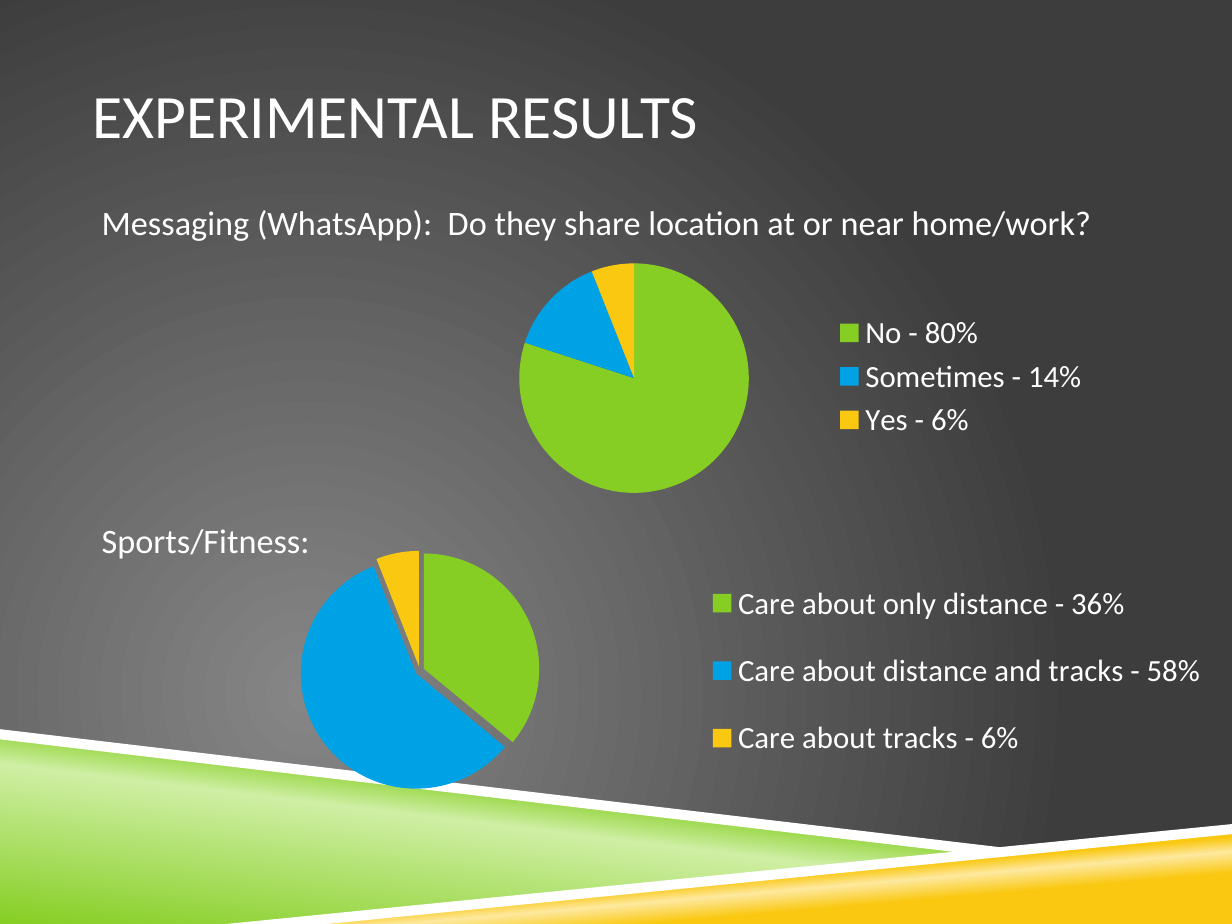
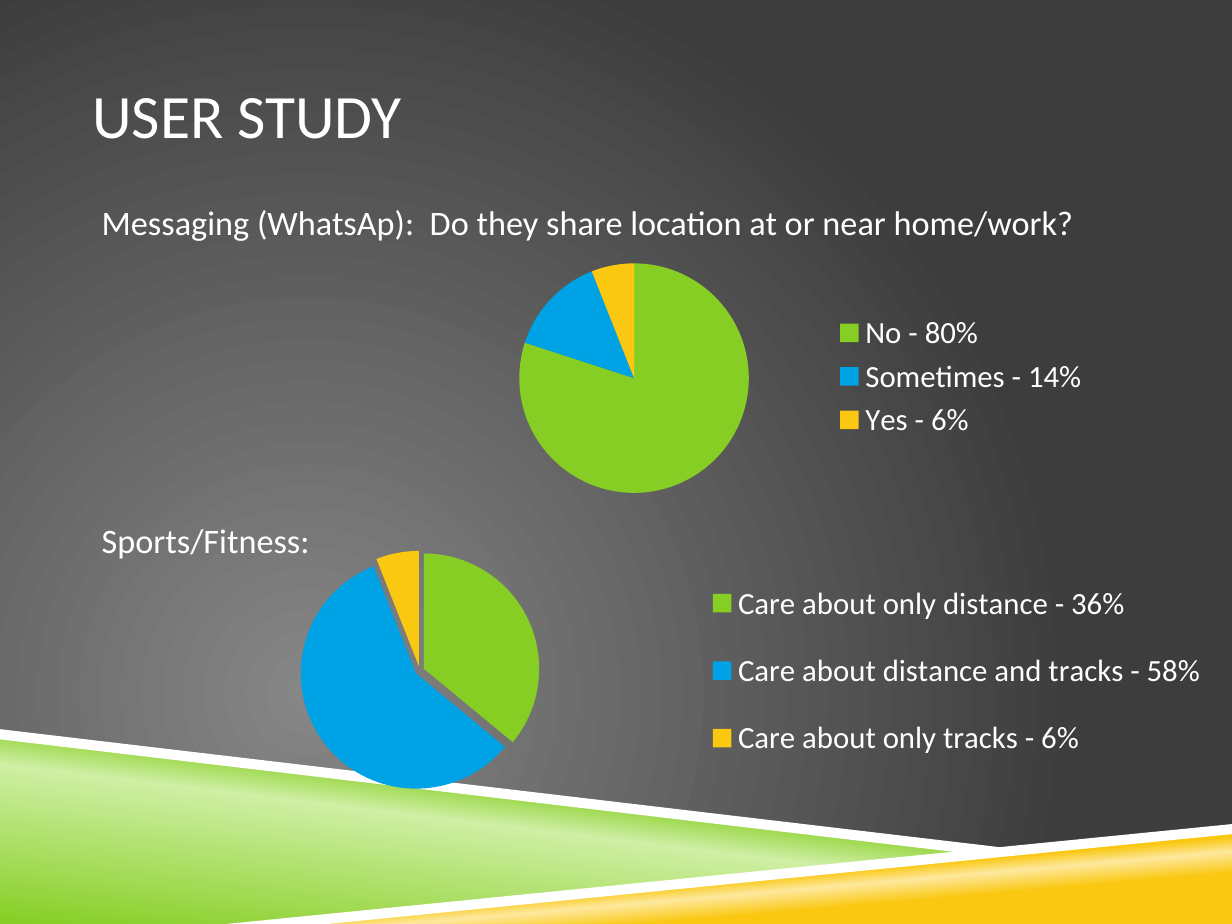
Before and after one commit to vfasburg/cse_825, a slide deck: slide 17 of PaperPresentation/Paper_Presentation_Fasburg_Reiff_Thomas.pptx (slide 16 before the commit). Drawn at 1232x924 pixels with LibreOffice and Linux fonts; fonts in the diff are those of the drawing; background and template pictures are left out. Boxes give left, top, right and bottom in pixels: in the first picture for what was removed or moved away, otherwise in the second. Text is boxed around its words. In the diff, an @@ line names an element or a change of style, - is before the commit and + after.

```diff
--- a/PaperPresentation/Paper_Presentation_Fasburg_Reiff_Thomas.pptx
+++ b/PaperPresentation/Paper_Presentation_Fasburg_Reiff_Thomas.pptx
@@ title at (92,98,402,139): text changed @@
-EXPERIMENTAL RESULTS
+USER STUDY
@@ text at (102,210,1073,241): text changed @@
-Messaging (WhatsApp): Do they share location at or near home/work?
+Messaging (WhatsAp): Do they share location at or near home/work?
@@ pie chart at (129,533,1228,807) @@
-categories: Care about only distance - 36%, Care about distance and tracks - 58%, Care about tracks - 6%
+categories: Care about only distance - 36%, Care about distance and tracks - 58%, Care about only tracks - 6%
```
Also in this commit, not shown: 7 other slides changed, 3 slides added, 1 slide removed.
